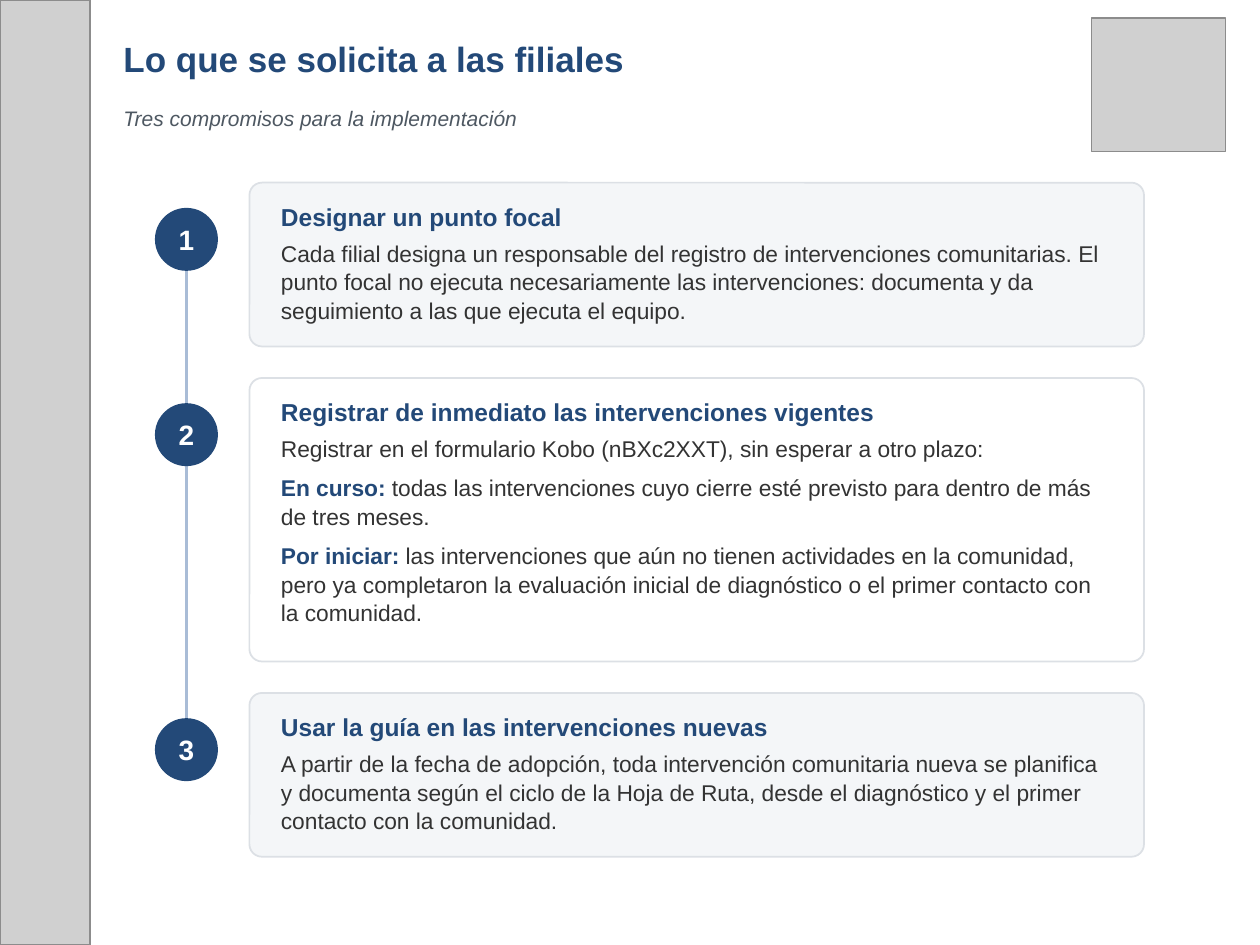
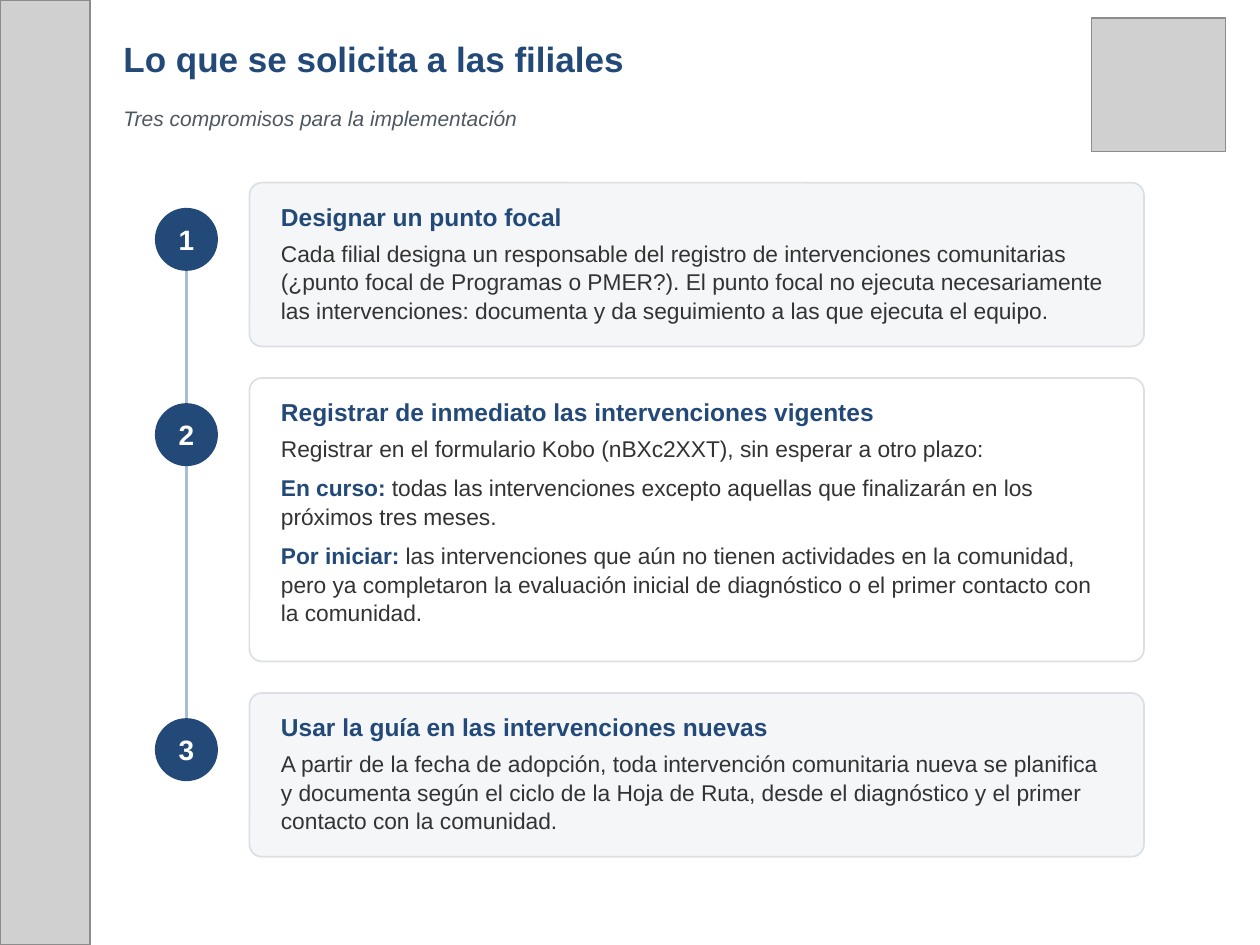
Before and after one commit to fmblancop/Hoja-de-Ruta-CRV, a slide deck: slide 10 of Hoja_de_Ruta_CRV_presentacion.pptx (slide 8 before the commit). Drawn at 1260x945 pixels with LibreOffice and Linux fonts; fonts in the diff are those of the drawing; grey boxes stand for pictures. Boxes give left, top, right and bottom in pixels: in the first picture for what was removed or moved away, otherwise in the second. Text is boxed around its words. In the diff, an @@ line names an element or a change of style, - is before the commit and + after.

```diff
--- a/Hoja_de_Ruta_CRV_presentacion.pptx
+++ b/Hoja_de_Ruta_CRV_presentacion.pptx
@@ text at box(281, 245, 1103, 324): text changed @@
-Cada filial designa un responsable del registro de intervenciones comunitarias. El punto focal no ejecuta necesariamente las intervenciones: documenta y da seguimiento a las que ejecuta el equipo.
+Cada filial designa un responsable del registro de intervenciones comunitarias (¿punto focal de Programas o PMER?). El punto focal no ejecuta necesariamente las intervenciones: documenta y da seguimiento a las que ejecuta el equipo.
@@ text at box(281, 479, 1033, 530): text changed @@
-En curso: todas las intervenciones cuyo cierre esté previsto para dentro de más de tres meses.
+En curso: todas las intervenciones excepto aquellas que finalizarán en los próximos tres meses.
```
Also in this commit, not shown: 4 other slides changed, 3 slides added, 1 slide removed.
